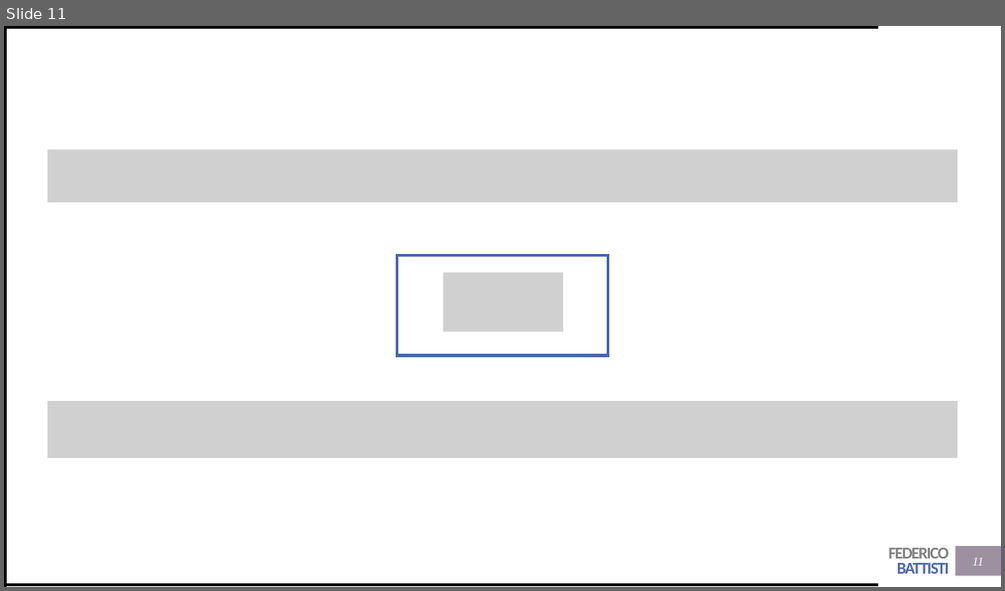
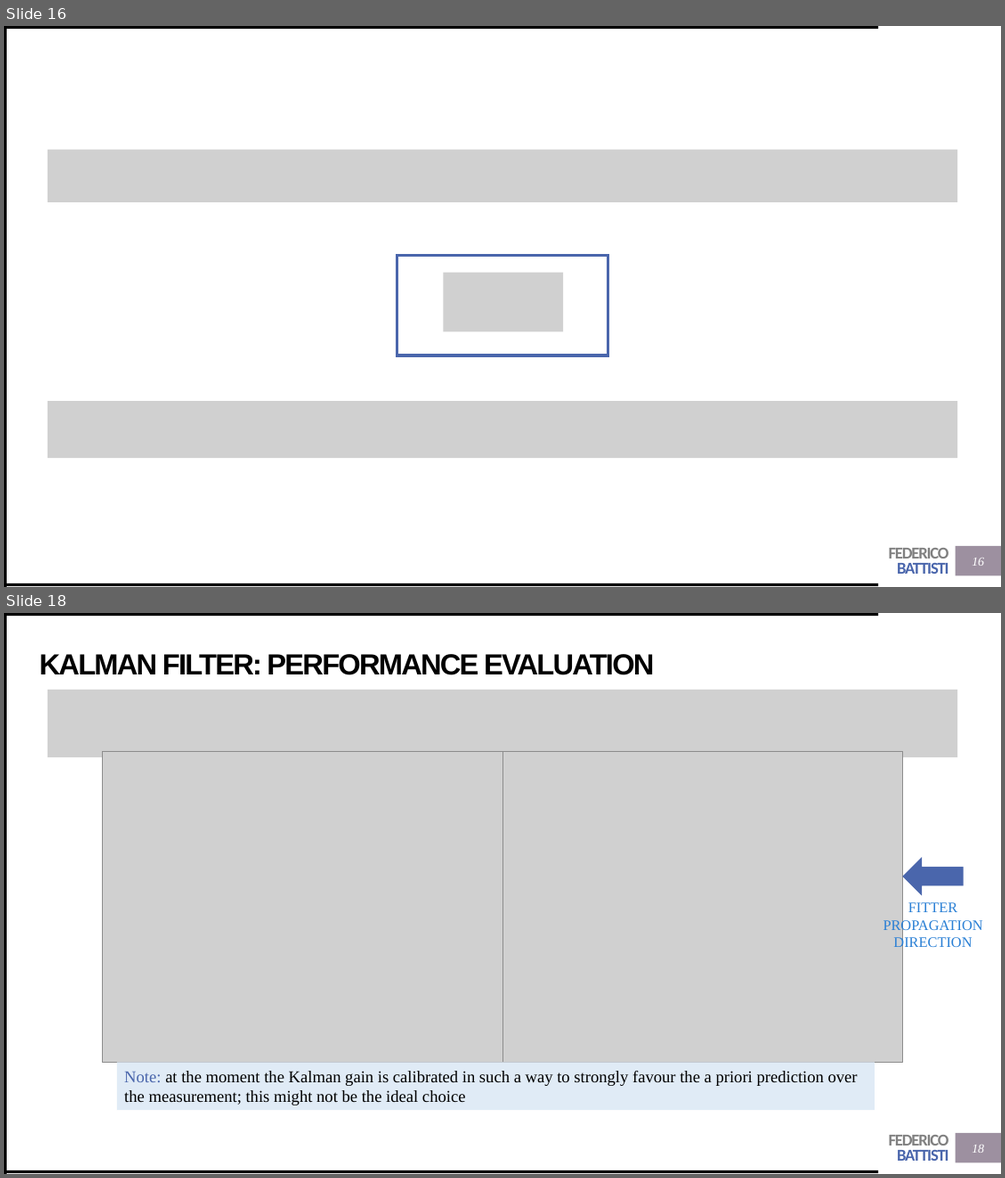
Before and after one commit to Trenchcoat95/OxfordCode, a slide deck: Presentations/Kalman Filter.pptx. Shown one above the other, each under a label of ours: slide 11 before the commit, slides 16 and 18 after it; the slides between them are not shown. The pictures are 1005x591 and 1005x1178 pixels, drawn with LibreOffice and Linux fonts; fonts in the diff are those of the drawing; grey boxes stand for pictures. Boxes give left, top, right and bottom in pixels: in the first picture for what was removed or moved away, otherwise in the second. Text is boxed around its words. In the diff, an @@ line names an element or a change of style, - is before the commit and + after.

Commit message:
new kalman presentation and toy montecarlo

```diff
--- a/Presentations/Kalman Filter.pptx
+++ b/Presentations/Kalman Filter.pptx
@@ slide 18 added at (4,613,1001,1174), background #FFFFFF; not listed: 5 template elements that a slide beside it also shows @@
@@ title added at (40,654,654,675), 28 pt, text #000000, bold @@
+KALMAN FILTER: PERFORMANCE EVALUATION
@@ picture added at (48,690,957,757) @@
@@ picture added at (102,751,502,1062) @@
@@ picture added at (502,751,903,1062) @@
@@ right arrow added at (904,859,963,895), fill #4A66AC, outline #4A66AC 1 pt @@
@@ text added at (883,902,983,950), 14 pt, text #297FD5 @@
+FITTER PROPAGATION DIRECTION
@@ rectangle added at (117,1062,874,1110), fill #E0EBF6, 16 pt, text #000000 @@
+Note: at the moment the Kalman gain is calibrated in such a way to strongly favour the a priori prediction over the measurement; this might not be the ideal choice
@@ page number added at (971,1144,984,1152), 12 pt, text #FFFFFF, italic @@
+18
@@ what was slide 11 is now slide 16 @@
@@ page number at (971,557,984,565): text changed @@
-11
+16
```
Also in this commit, not shown: 12 slides changed, 16 other slides added, 55 other files.
